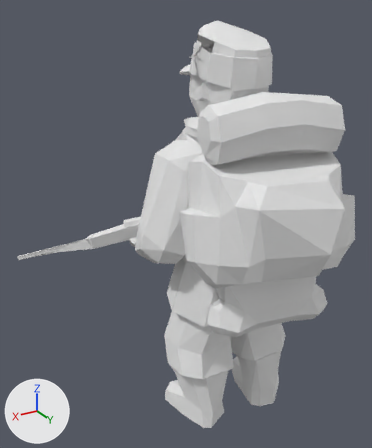
The glTF model web/public/pezzi/bulge_german_mountain_0.glb as it was, and as the next commit left it.
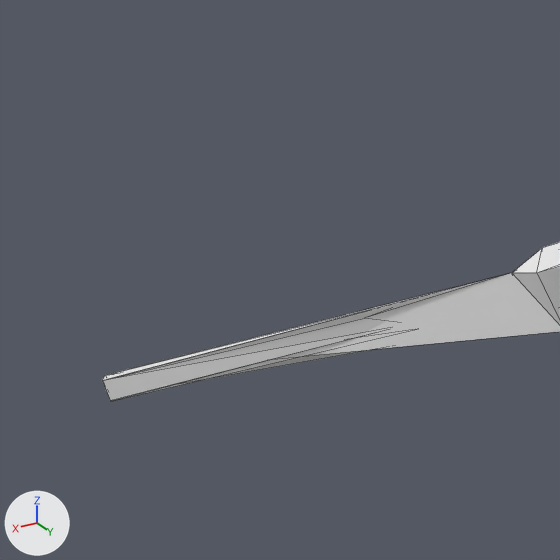
Each version is shown whole from a 50 mm camera at (0.2027, 0.3106, 0.3362) aimed at (0.0092, -0.012, 0.1749), then close up on the part from 0% to 25% of the width and 43% to 64% of the height. The axes (+X, +Y, +Z) are drawn at lower left. The lights are the same throughout. The first two pictures are the older version. The close-ups show mesh edges as thin lines. Vertices at exactly the same position are counted once.

The scene before the commit, as lines of its bpy script (objects in view):
```python
me_bulge_german_mountain_glb = bpy.data.meshes.new('bulge_german_mountain.glb')
me_bulge_german_mountain_glb.from_pydata(...)  # 685 vertices, 1245 faces; spans x -0.123..0.123, y -0.107..0.107, z 0.0..0.324
me_bulge_german_mountain_glb.materials.append(mat_figura)  # its picture is missing
ob_bulge_german_mountain_glb = bpy.data.objects.new('bulge_german_mountain.glb', me_bulge_german_mountain_glb)
ob_bulge_german_mountain_glb.location = (0.0, 0.0, 0.0)
```
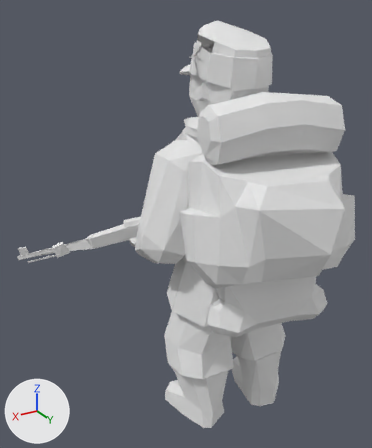
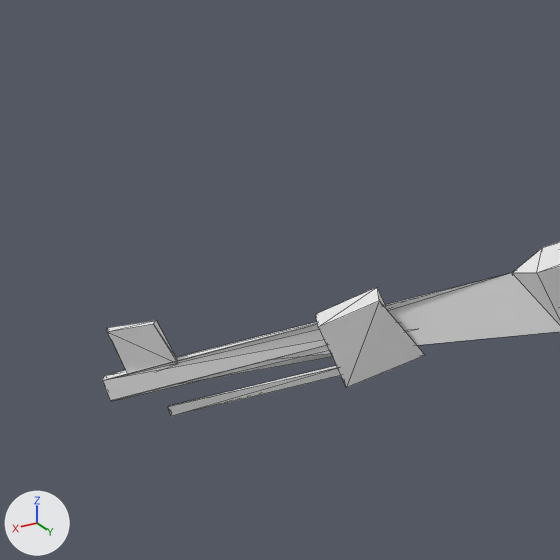
Boxes [x1, y1, x2, y2] around the edits, measured in the close-ups (560 x 560 px):
'bulge_german_mountain.glb', reshaped
    before: [102, 242, 560, 401]
    after: [102, 242, 560, 416]
part 1 of me_bulge_german_mountain_glb, added
    after: [107, 287, 425, 416]

Diff of the bpy script that builds the scene:
```diff
--- a/web/public/pezzi/bulge_german_mountain_0.glb.py
+++ b/web/public/pezzi/bulge_german_mountain_0.glb.py
@@ me_bulge_german_mountain_glb @@
 # used by ob_bulge_german_mountain_glb; location = (0.0, 0.0, 0.0)
-me_bulge_german_mountain_glb.from_pydata(...)  # 685 vertices, 1245 faces; spans x -0.123..0.123, y -0.107..0.107, z 0.0..0.324
+me_bulge_german_mountain_glb.from_pydata(...)  # 709 vertices, 1281 faces; spans x -0.123..0.123, y -0.107..0.107, z 0.0..0.324
+# me_bulge_german_mountain_glb part 1
+# 24 vertices are added at x 0.081..0.122, y -0.105..-0.087, z 0.129..0.146
+# 36 new faces join them
 me_bulge_german_mountain_glb.materials.append(mat_figura)
```
